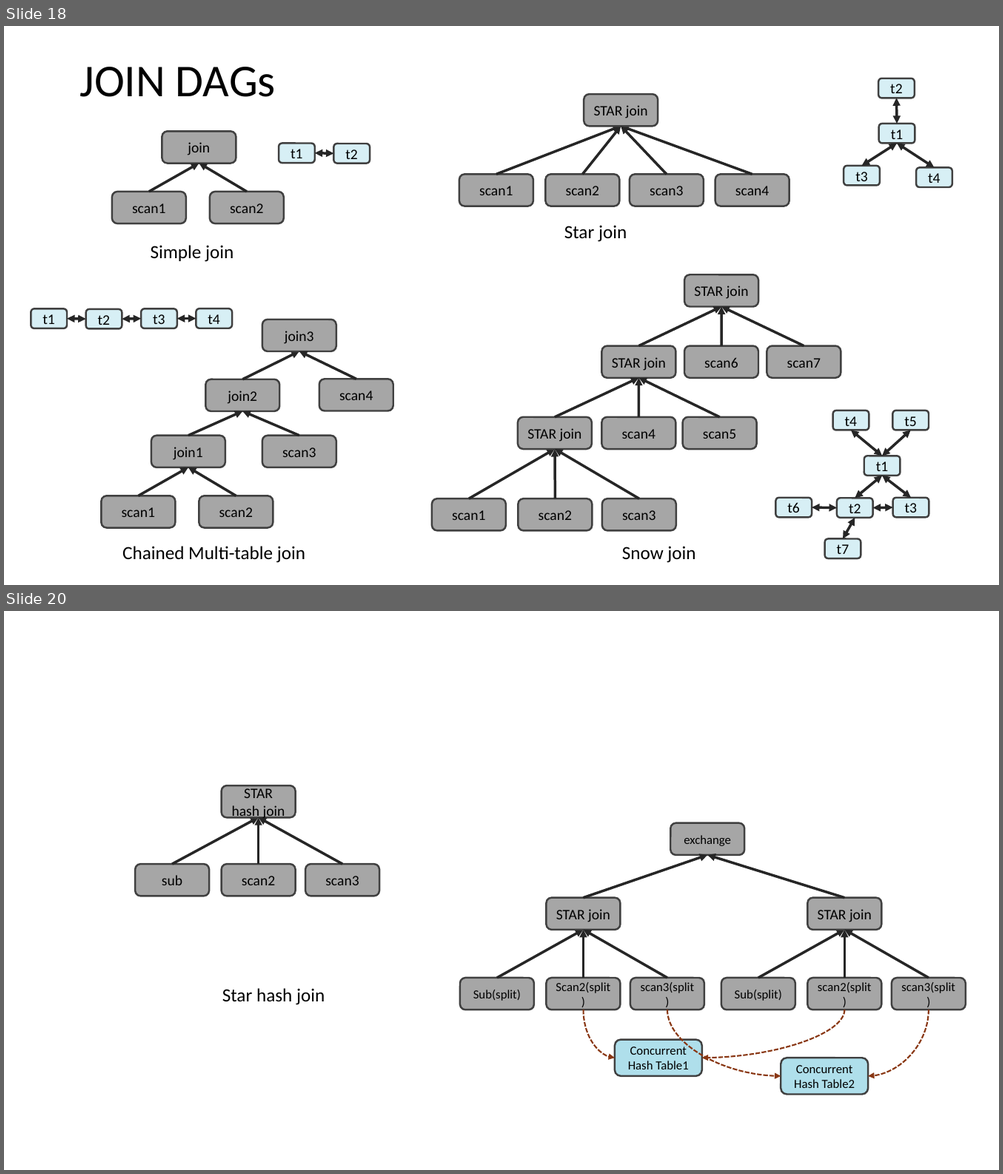
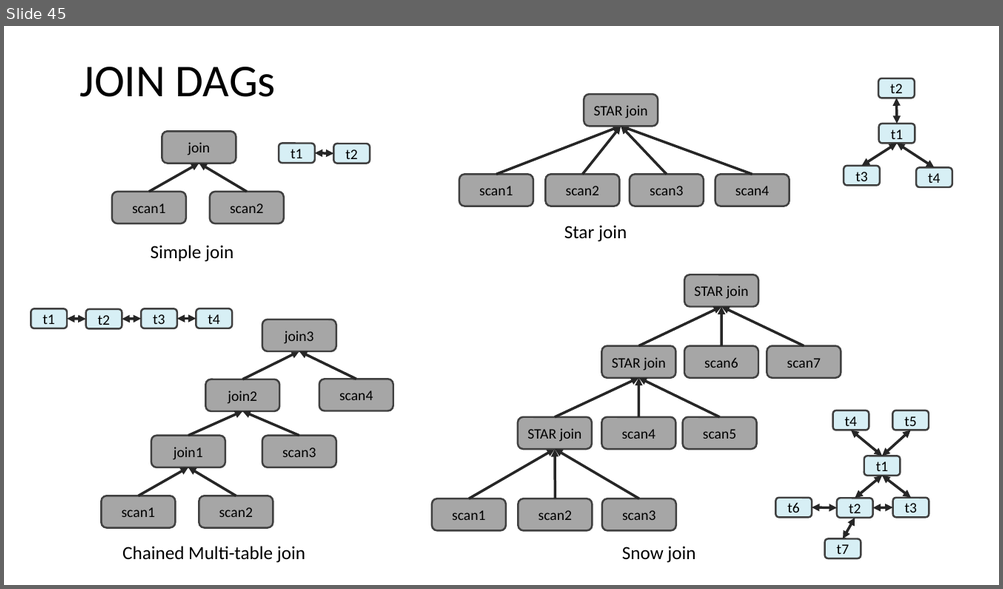
Before and after one commit to scott-zgeng/thor, a slide deck: doc/thor architecture.pptx. Shown one above the other, each under a label of ours: slides 18 and 20 before the commit, slide 45 after it; the slides between them are not shown. The pictures are 1003x1174 and 1003x589 pixels, drawn with LibreOffice and Linux fonts; fonts in the diff are those of the drawing. Boxes give left, top, right and bottom in pixels: in the first picture for what was removed or moved away, otherwise in the second. Text is boxed around its words. In the diff, an @@ line names an element or a change of style, - is before the commit and + after.

```diff
--- a/doc/thor architecture.pptx
+++ b/doc/thor architecture.pptx
@@ slide 20 removed at (4, 611, 999, 1170), background #FFFFFF @@
@@ rounded rectangle removed at (221, 786, 295, 817) @@
-STAR hash join
@@ arrow removed from (172, 864) to (259, 817) @@
@@ arrow removed from (259, 864) to (259, 817) @@
@@ arrow removed from (343, 864) to (259, 817) @@
@@ rounded rectangle removed at (670, 823, 744, 855) @@
-exchange
@@ rounded rectangle removed at (135, 864, 209, 896) @@
-sub
@@ rounded rectangle removed at (221, 864, 295, 896) @@
-scan2
@@ rounded rectangle removed at (305, 864, 379, 896) @@
-scan3
@@ arrow removed from (583, 898) to (708, 855) @@
@@ arrow removed from (844, 898) to (708, 855) @@
@@ rounded rectangle removed at (546, 898, 620, 931) @@
-STAR join
@@ rounded rectangle removed at (808, 898, 882, 931) @@
-STAR join
@@ arrow removed from (497, 978) to (583, 930) @@
@@ arrow removed from (583, 978) to (583, 930) @@
@@ arrow removed from (667, 978) to (583, 930) @@
@@ arrow removed from (758, 978) to (844, 930) @@
@@ arrow removed from (844, 978) to (844, 930) @@
@@ arrow removed from (928, 978) to (844, 930) @@
@@ rounded rectangle removed at (460, 978, 534, 1010) @@
-Sub(split)
@@ rounded rectangle removed at (546, 978, 620, 1010) @@
-Scan2(split)
@@ rounded rectangle removed at (630, 978, 704, 1010) @@
-scan3(split)
@@ rounded rectangle removed at (721, 978, 795, 1010) @@
-Sub(split)
@@ rounded rectangle removed at (808, 978, 882, 1010) @@
-scan2(split)
@@ rounded rectangle removed at (891, 978, 965, 1010) @@
-scan3(split)
@@ text removed at (222, 988, 324, 1005) @@
-Star hash join
@@ curved arrow removed from (583, 1010) to (614, 1058) @@
@@ curved arrow removed from (667, 1010) to (781, 1076) @@
@@ curved arrow removed from (844, 1010) to (702, 1058) @@
@@ curved arrow removed from (928, 1010) to (868, 1076) @@
@@ rounded rectangle removed at (614, 1040, 702, 1076) @@
-Concurrent Hash Table1
@@ rounded rectangle removed at (781, 1058, 868, 1094) @@
-Concurrent Hash Table2
@@ what was slide 18 is now slide 45 @@
```
Also in this commit, not shown: 4 slides changed, 4 other slides removed, 1 other file.
